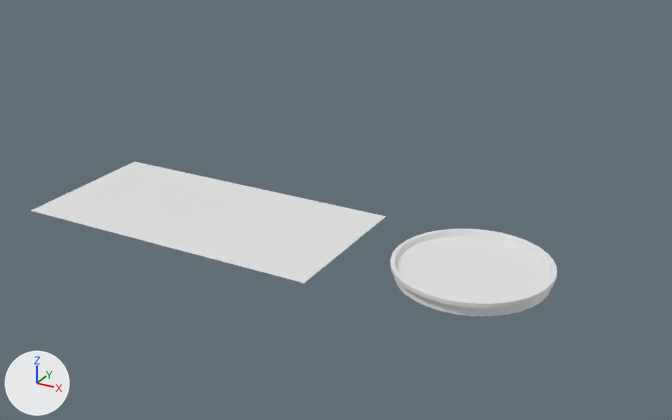
An edit to the Blender file src/TechDemo/Content/Models/courtyard/td_courtyard.blend, drawn before and after from the same camera.
One viewpoint serves both versions: a 50 mm lens placed at (58.6, -85.7, 47.2), pointed at (11.9, -0.9, 4.8). The lights are fixed; the arrows at lower left show +X, +Y and +Z.

In view in the first picture: 'Cylinder.013', 'Floor'.
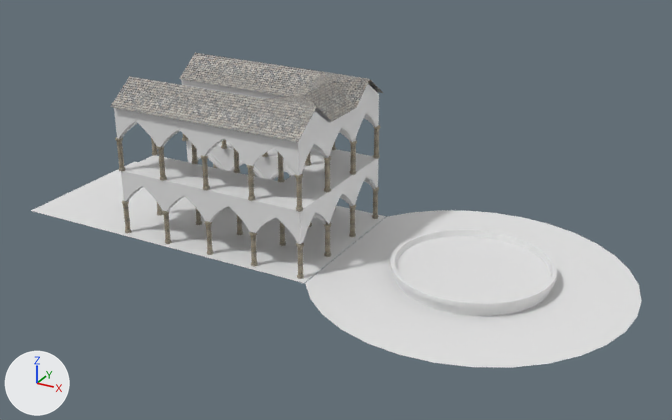
The change in detail:
Object 'Arch_2' (ob_arch_2) is now shown.
Object 'Arch' (ob_arch) is now shown.
Object 'Columns' (ob_columns) is now shown.
Object 'Cylinder.014' (ob_cylinder_014) is now shown.
Object 'Plane.001' (ob_plane_001) is now shown.
Object 'Roof' (ob_roof) is now shown.

Changed parts and their boxes [x1, y1, x2, y2] in the pictures (672 x 420 px):
'Cylinder.014', shown: after [305, 210, 642, 368]
'Plane.001', shown: after [114, 79, 379, 244]
'Roof', shown: after [110, 53, 383, 142]
'Columns', shown: after [115, 125, 380, 279]
'Arch', shown: after [127, 153, 375, 243]
'Arch_2', shown: after [120, 113, 377, 175]
